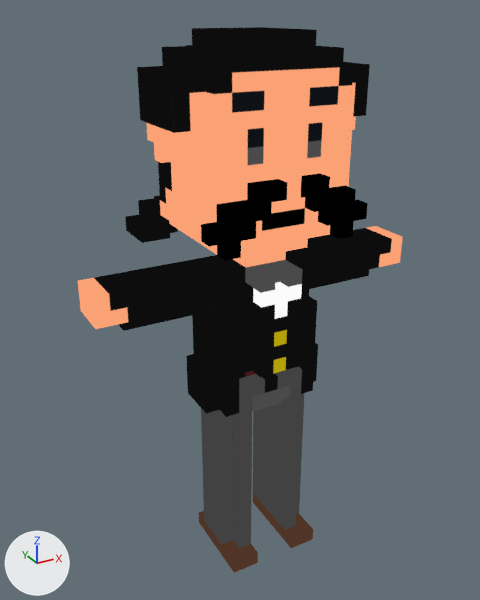
The glTF model models/okubotoshimichi.glb: old version first, new version second.
One viewpoint serves both versions: a camera (50 mm lens) standing at (-0.429, -0.712, 0.783) and looking at (-0.015, 0.041, 0.406). Lighting does not change. The marker at lower left points along +X, +Y and +Z. The picture after the commit comes second. Where no turn or scale is listed for an object, it has been applied to the vertices.

Names of what the first picture shows: 'okubotoshimichi'.
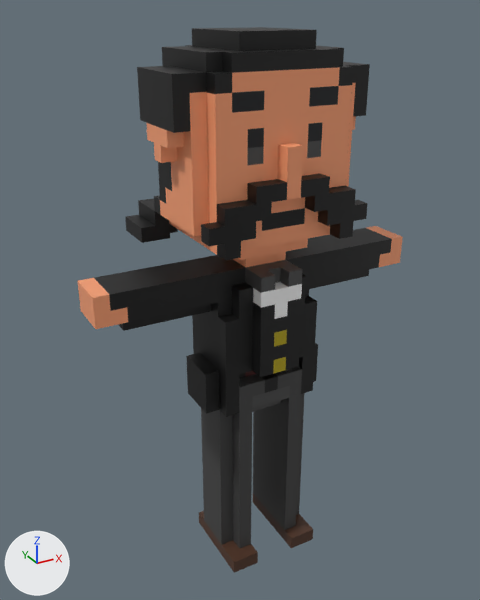
Changed parts and their boxes (x1, y1, x2, y2) in the pictures (480 x 600 px):
'okubotoshimichi', recoloured
    both: (77, 27, 403, 573)

What changed in the scene script:
```text
Change mat_material_okubotoshimichi:
    remove n0 = _N.new('ShaderNodeEmission'); n0.name = 'Emission'
    remove n1 = _N.new('ShaderNodeLightPath'); n1.name = 'Light Path'
    remove n2 = _N.new('ShaderNodeBsdfTransparent'); n2.name = 'Transparent BSDF'
    remove n3 = _N.new('ShaderNodeMixShader'); n3.name = 'Mix Shader'
    add n8 = _N.new('ShaderNodeBsdfPrincipled'); n8.name = 'Principled BSDF'
    where n4 = _N.new('ShaderNodeOutputMaterial'); n4.name = 'Material Output'
    where n5 = _N.new('ShaderNodeMix'); n5.name = 'Mix'
    remove _L.new(n1.outputs[0], n3.inputs[0])  # 'Is Camera Ray' to 'Factor'
    remove _L.new(n2.outputs[0], n3.inputs[1])  # 'BSDF' to 'Shader'
    remove _L.new(n0.outputs[0], n3.inputs[2])  # 'Emission' to 'Shader'
    remove _L.new(n3.outputs[0], n4.inputs[0])  # 'Shader' to 'Surface'
    remove _L.new(n5.outputs[2], n0.inputs[0])  # 'Result' to 'Color'
    add _L.new(n8.outputs[0], n4.inputs[0])  # 'BSDF' to 'Surface'
    add _L.new(n5.outputs[2], n8.inputs[0])  # 'Result' to 'Base Color'
```
